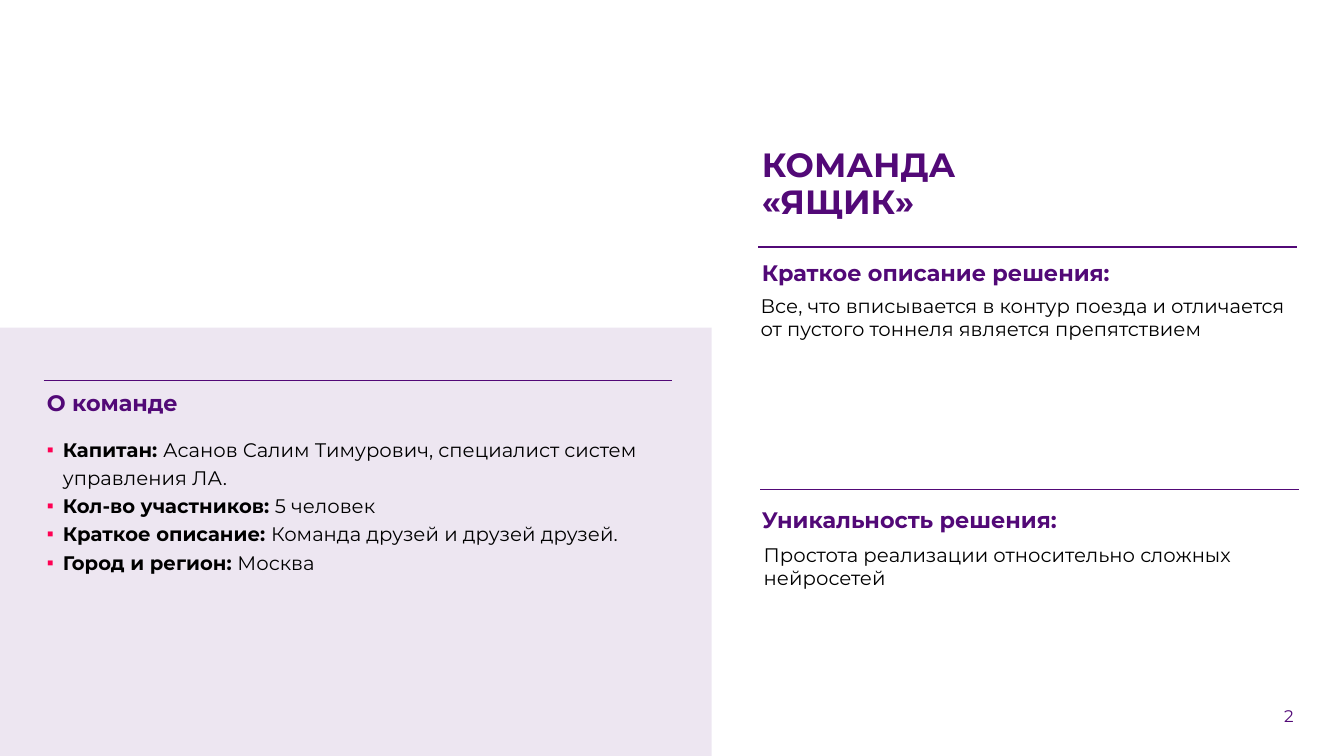
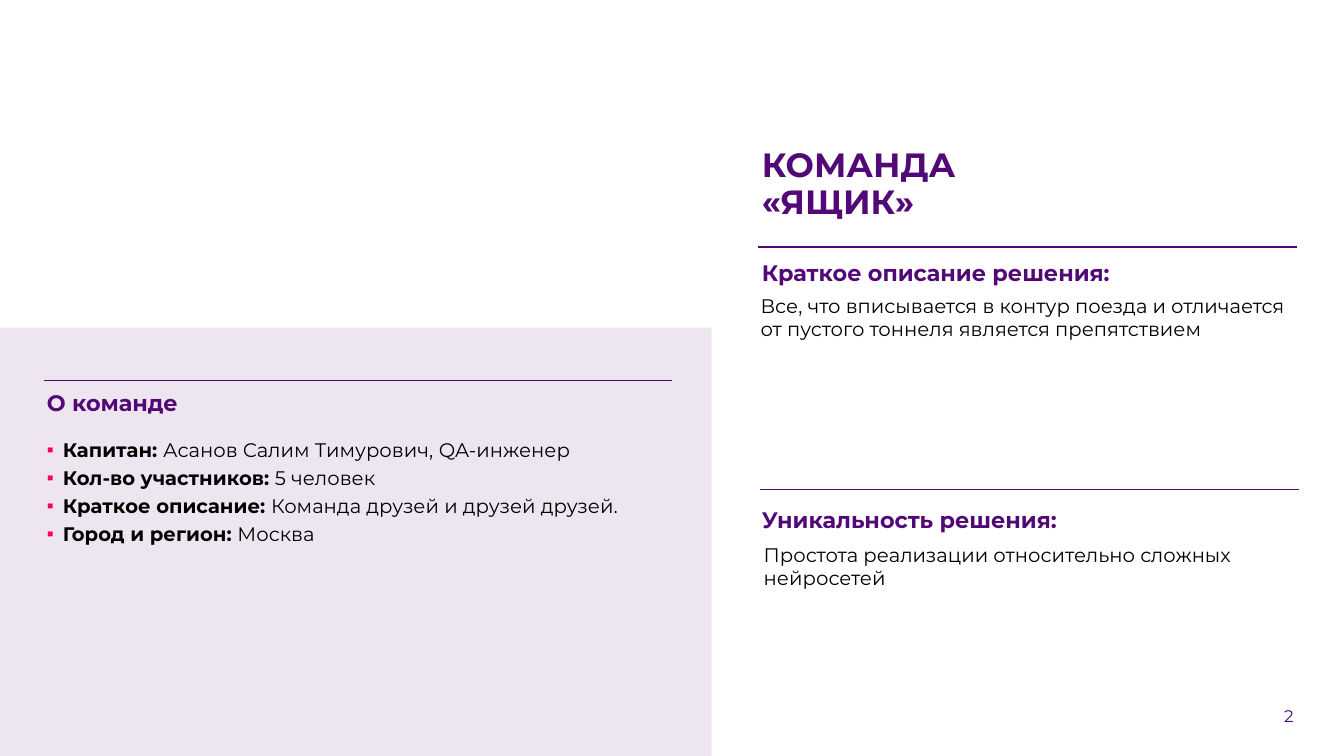
Before and after one commit to WWnotLL/ODSYWA3DL, a slide deck: slide 2 of Presentation/ЛЦТ презентация.pptx. Drawn at 1344x756 pixels with LibreOffice and Linux fonts; fonts in the diff are those of the drawing; background and template pictures are left out. Boxes give left, top, right and bottom in pixels: in the first picture for what was removed or moved away, otherwise in the second. Text is boxed around its words. In the diff, an @@ line names an element or a change of style, - is before the commit and + after.

```diff
--- a/Presentation/ЛЦТ презентация.pptx
+++ b/Presentation/ЛЦТ презентация.pptx
@@ text at bbox=[63, 443, 570, 461]: text changed @@
-▪ Капитан: Асанов Салим Тимурович, специалист систем управления ЛА.
+▪ Капитан: Асанов Салим Тимурович, QA-инженер
```
Also in this commit, not shown: 1 other file.
